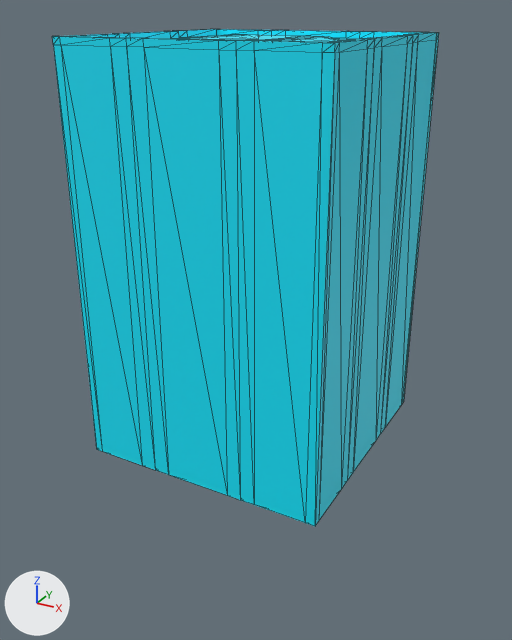
What one commit did to the glTF model public/assets/levels/level-01.glb.
Rendered twice from a camera (50 mm lens) standing at (129.0, -237.0, 11.0) and looking at (-1.0, 0.0, -108.0). The axes (+X, +Y, +Z) are drawn at lower left. The lights are the same throughout. The older version comes first. Mesh edges are drawn as thin lines. Where no turn or scale is listed for an object, it has been applied to the vertices. Vertices at exactly the same position are counted once.
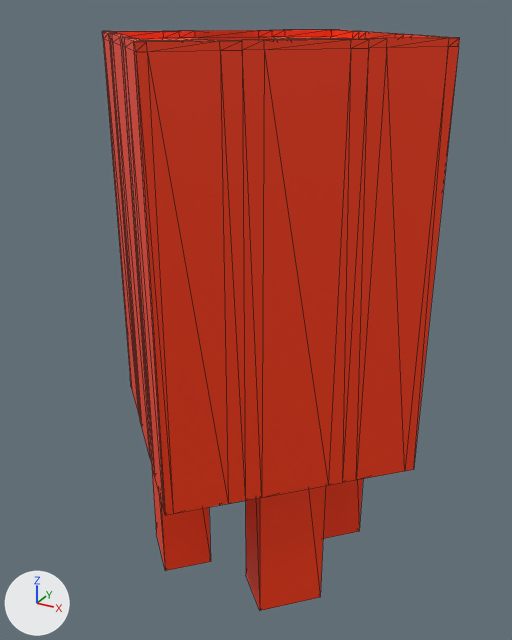
Changed parts and their boxes [x1, y1, x2, y2] in the pictures (512 x 640 px; the box of a moved part takes in the faces that stretch with it):
'Plane', recoloured, reshaped, moved, turned
    before: [52, 29, 439, 526]
    after: [102, 30, 460, 611]
part 1 of me_plane, moved or reshaped
    before: [169, 35, 343, 42]
    after: [136, 36, 363, 611]

Patch to the scene script:
```diff
--- a/public/assets/levels/level-01.glb.py
+++ b/public/assets/levels/level-01.glb.py
@@ mat_material @@
 mat_material = principled_material('Material')
-mat_material.base_color = (0.0, 0.799, 1.0)  # cyan #00e7ff
+mat_material.base_color = (1.0, 0.0424, 0.0)  # orange #ff3a00
@@ me_plane @@
 # used by ob_plane; location = (0.0, 0.0, 0.0)
-me_plane.from_pydata(...)  # 264 vertices, 539 faces; spans x -50.0..50.0, y -50.0..50.0, z -158.0..3.0
+me_plane.from_pydata(...)  # 280 vertices, 571 faces; spans x -50.0..50.0, y -50.0..50.0, z -218.0..3.0
+# me_plane part 1
+# 8 faces are deleted
+# 3 vertices in x -46.0..27.0, y 26.0..45.0, z -1.0 move by (1.0, 0.0, 0.0)
+# 3 vertices in x -27.0..45.0, y 26.0..45.0, z -1.0 move by (-1.0, 0.0, 0.0)
+# 24 vertices move from x -46.0..45.0, y -46.0..25.0, z -1.0..2.0 to x -46.0..45.0, y -45.0..26.0, z -2.0..0.0
+# 16 new vertices lie (0.0, 0.0, -218.0) away from vertices in x -47.0..46.0, y -47.0..47.0, z 0.0
+# 40 new faces join them
 me_plane.materials.append(mat_material)
@@ ob_plane @@
 ob_plane = bpy.data.objects.new('Plane', me_plane)
-ob_plane.location = (0.0, 0.0, 0.0)
+ob_plane.location = (-0.3, 0.0, 0.0)
+ob_plane.rotation_euler = (0.0, 0.0, 0.785)  # degrees (0, 0, 45)
```
